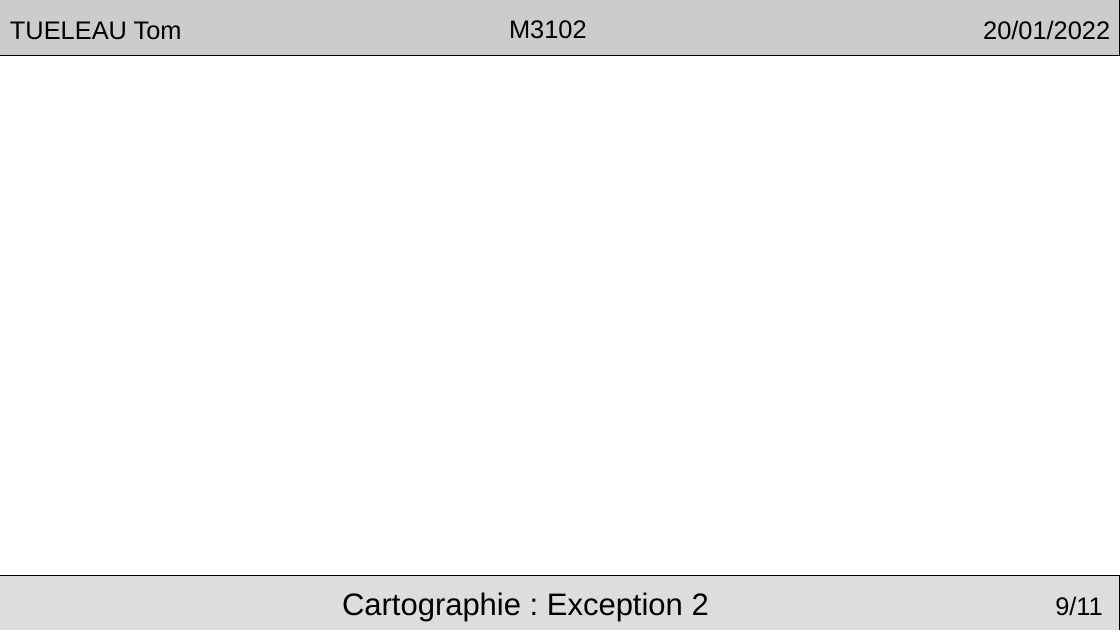
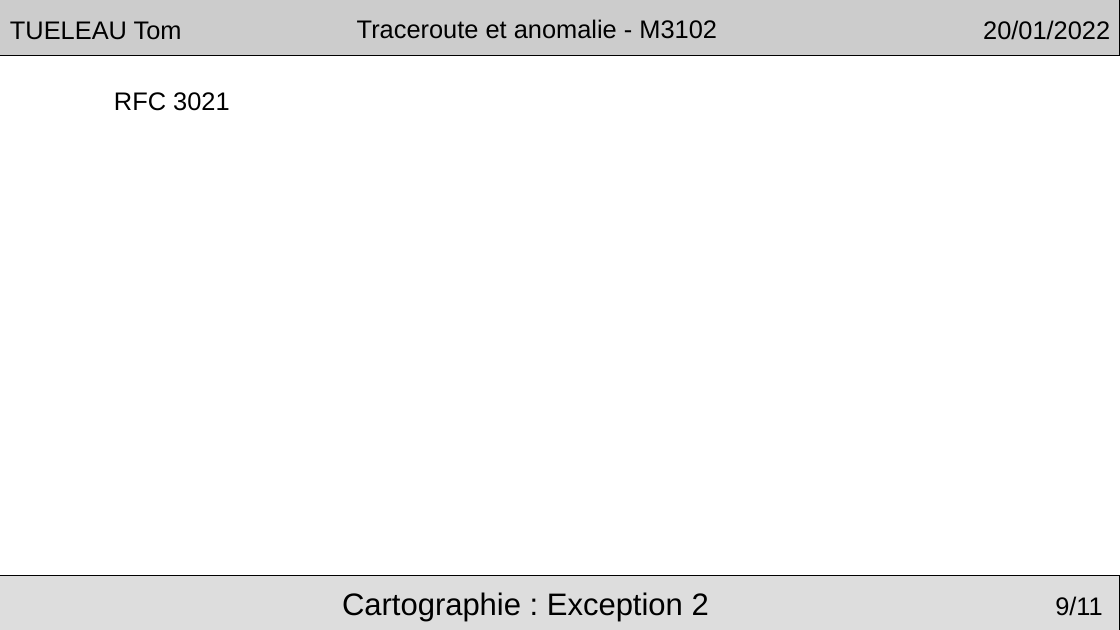
Before and after one commit to Arakio34/tomtraceroute, a slide deck: slide 9 of rfc/presentationM3102.odp. Drawn at 1120x630 pixels with LibreOffice and Linux fonts; fonts in the diff are those of the drawing; background and template pictures are left out. Boxes give left, top, right and bottom in pixels: in the first picture for what was removed or moved away, otherwise in the second. Text is boxed around its words. In the diff, an @@ line names an element or a change of style, - is before the commit and + after.

```diff
--- a/rfc/presentationM3102.odp
+++ b/rfc/presentationM3102.odp
@@ text in rectangle at box(357, 19, 717, 39): text changed @@
-M3102
+Traceroute et anomalie - M3102
@@ text added at box(114, 92, 229, 111), 18 pt, text #000000 @@
+RFC 3021
```
Also in this commit, not shown: 8 other slides changed, 2 slides added, 2 slides removed.
